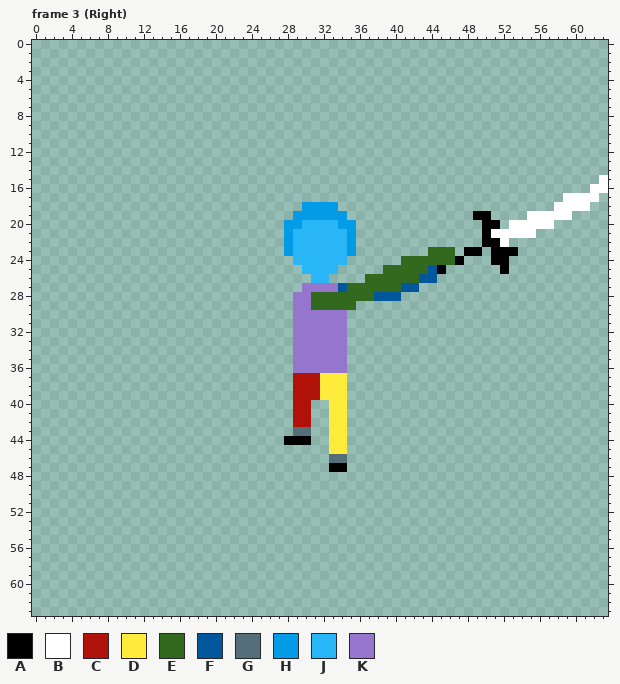
A pixel-art file gets an edit: Assets/Art/Characters/Player/Sword_Attack/Player_Sword_Attack_Down.aseprite. Above: the version before the commit.
64x64 pixels, 12 frames. Shown: frame 3 (Right). The commit also changed other frames, which this record leaves out.
Visible layers, top first: "Body/Head", "Body/Right Arm", "Body/Left Arm", "Body/Chest", "Body/Left Leg", "Body/Right Leg", "Sword".
Palette (. is transparent): A #000000  B #ffffff  C #b0120a  D #ffeb3b  E #33691e  F #01579b  G #546e7a  H #039be5  J #29b6f6  K #9575cd
Pixels before, frame 3 (Right) (only the part around the change), first column x 17:
15 .....................................
16 .....................................
17 .....................................
18 .............HHHH....................
19 ............HHHHHH..............AA...
20 ...........HHJJJJHH..............AA.B
21 ...........HJJJJJJH..............ABBB
22 ...........HJJJJJJH..............AAB.
23 ...........HJJJJJJH........EEE.AA.AAA
24 ............JJJJJJ......EEEEEEA...AA.
25 .............JJJJ.....EEEEEFA......A.
26 ..............JJ....EEEEEEFF.........
27 .............KKKKFEEEEEEFF...........
28 ............KKEEEEEEEFFF.............
29 ............KKEEEEE..................
30 ............KKKKKK...................
31 ............KKKKKK...................
32 ............KKKKKK...................
33 ............KKKKKK...................
34 ............KKKKKK...................
35 ............KKKKKK...................
36 ............KKKKKK...................
37 ............CCCDDD...................
38 ............CCCDDD...................
39 ............CCCDDD...................
40 ............CC..DD...................
41 ............CC..DD...................
42 ............CC..DD...................
43 ............GG..DD...................
44 ...........AAA..DD...................
45 ................DD...................
46 ................GG...................
47 ................AA...................
48 .....................................
49 .....................................
50 .....................................
51 .....................................
52 .....................................
53 .....................................
And afterwards:
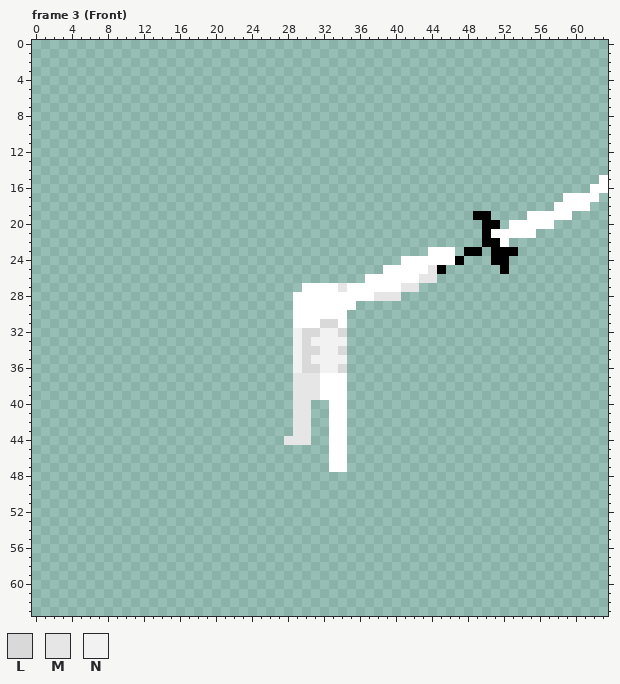
Colours new in this view: L #d9d9d9  M #e6e6e6  N #f2f2f2
The commit says: Sword Attack Head Anim
From old to new:
layer "Skin/Right Leg" now shown
layer "Skin/Left Leg" now shown
layer "Skin/Chest" now shown
layer "Skin/Right Arm" now shown
layer "Skin/Left Arm" now shown
layer "Body/Right Leg" now hidden
layer "Body/Left Leg" now hidden
layer "Body/Chest" now hidden
layer "Body/Left Arm" now hidden
layer "Body/Right Arm" now hidden
layer "Body/Head" now hidden
Changed rows in their new state; - is an unchanged pixel.
Frame 3 (Front):
first column x 28:
18 --....-------------
19 -......------------
20 ........-----------
21 ........-----------
22 ........-----------
23 ........--------BBB
24 -......------BBBBBB
25 --....-----BBBBBM--
26 ---..----BBBBBBMM--
27 --BBBBMBBBBBBMM----
28 -BBBBBBBBBMMM------
29 -BBBBBBB-----------
30 -BBBBBB------------
31 -BBBLLB------------
32 -NLLNNL------------
33 -NLNNNN------------
34 -NLLNNL------------
35 -NLNNNN------------
36 -NLLNNL------------
37 -MMMBBB------------
38 -MMMBBB------------
39 -MMMBBB------------
40 -MM--BB------------
41 -MM--BB------------
42 -MM--BB------------
43 -MM--BB------------
44 MMM--BB------------
45 -----BB------------
46 -----BB------------
47 -----BB------------
